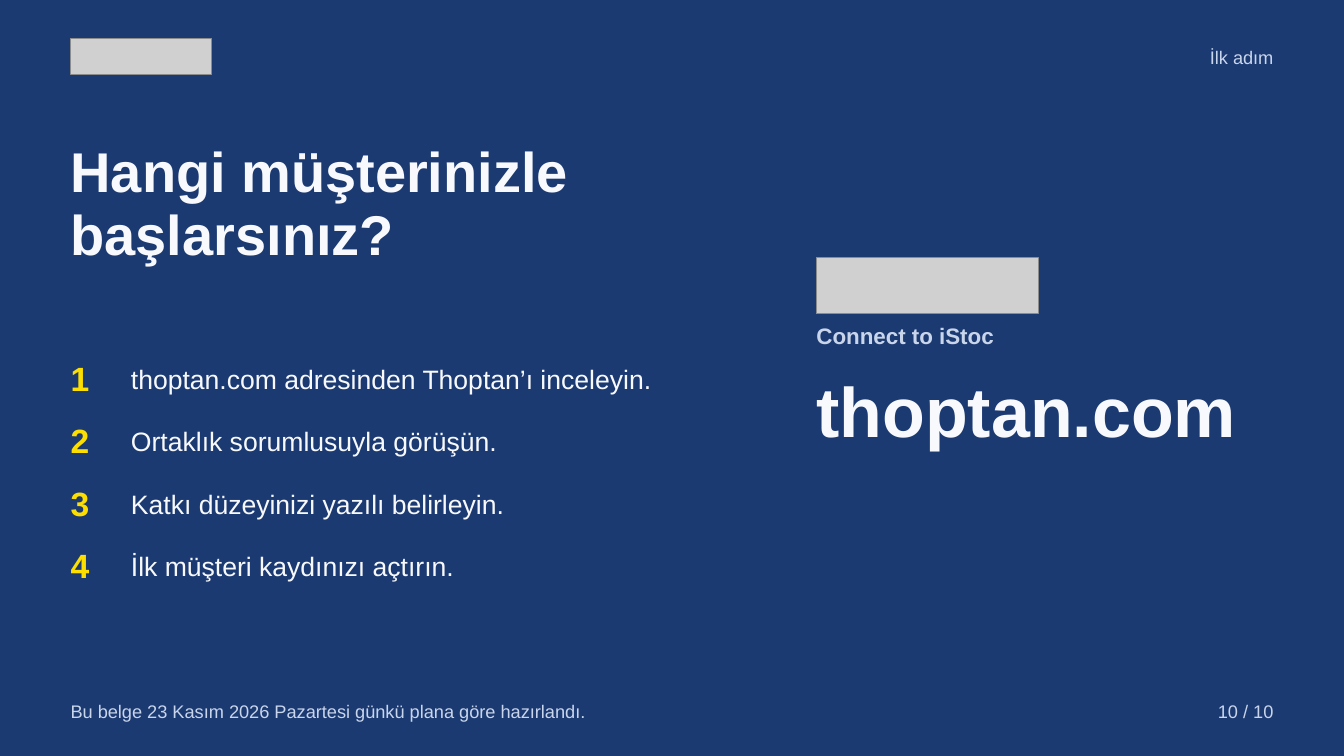
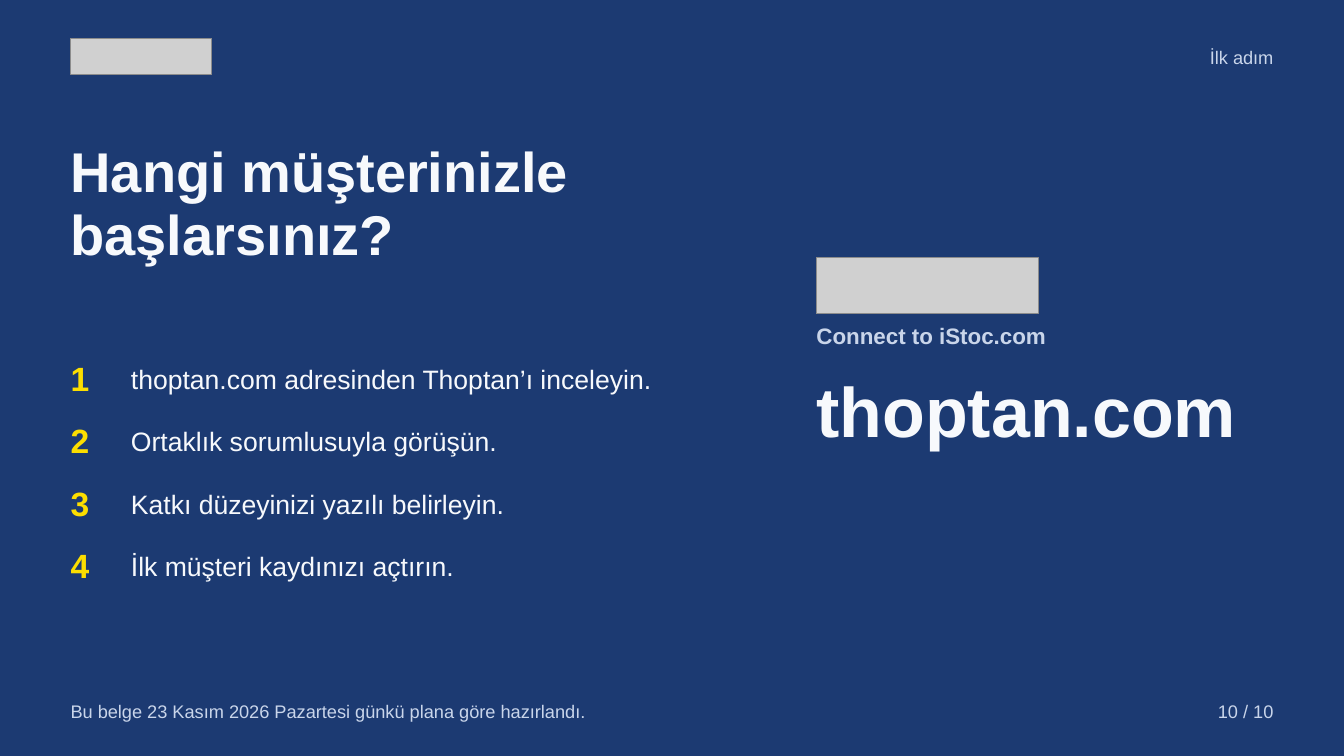
Before and after one commit to karacaismail/19ekim, a slide deck: slide 10 of public/indir/istoc/istoc-is-ortakligi-sunum.pptx. Drawn at 1344x756 pixels with LibreOffice and Linux fonts; fonts in the diff are those of the drawing; grey boxes stand for pictures. Boxes give left, top, right and bottom in pixels: in the first picture for what was removed or moved away, otherwise in the second. Text is boxed around its words. In the diff, an @@ line names an element or a change of style, - is before the commit and + after.

Commit message:
Thoptan logosunu kalınlaştır, alt bilgiye Connect to iStoc.com ekle
Logo Poppins Bold Italic ile yeniden çizildi. SemiBold asıl logodan ince duruyordu. Connect to iStoc.com yazısı kapakta, son sayfada ve sayfa altlarında durur.

```diff
--- a/public/indir/istoc/istoc-is-ortakligi-sunum.pptx
+++ b/public/indir/istoc/istoc-is-ortakligi-sunum.pptx
@@ text at <box>816,328,1046,344</box>: text changed @@
-Connect to iStoc
+Connect to iStoc.com
```
Also in this commit, not shown: 9 other slides changed, 41 other files.
